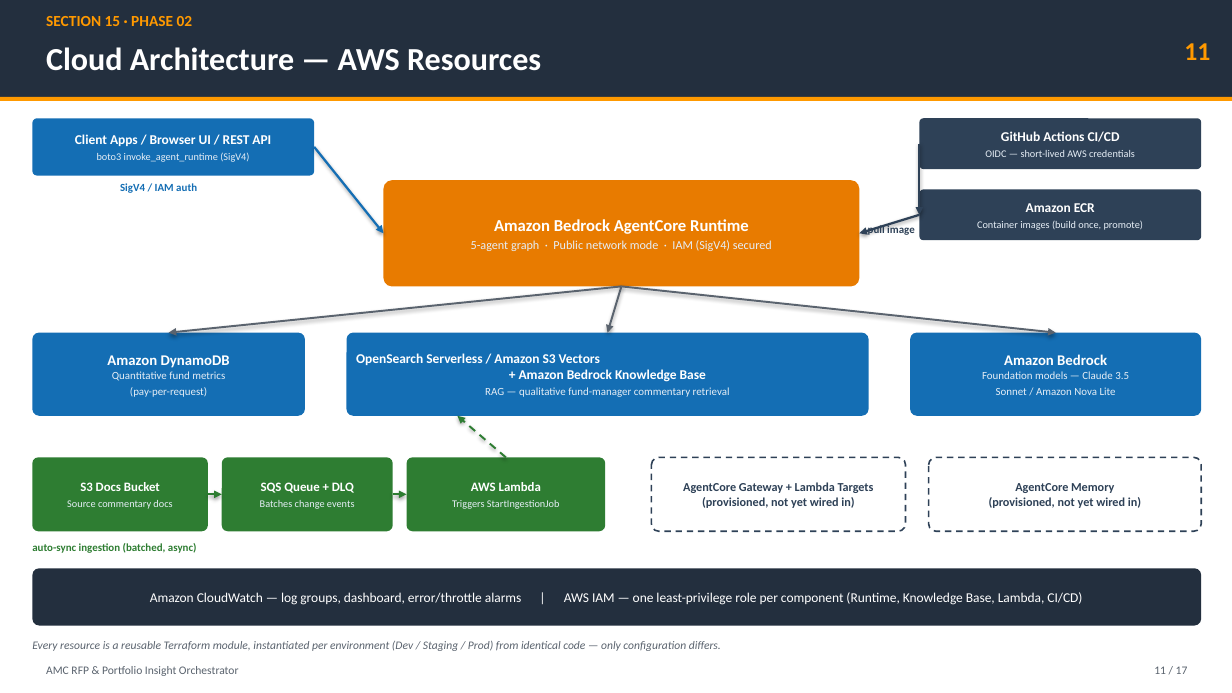
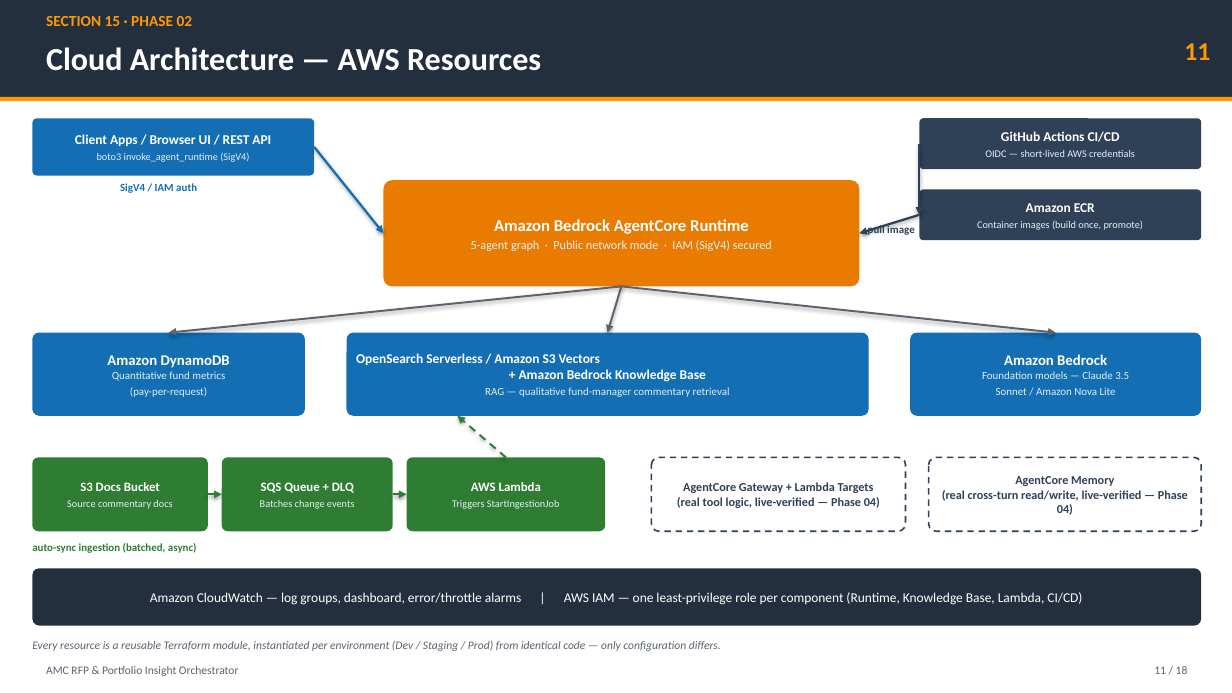
Before and after one commit to kombaraj-ai/uc02-mf-strands-agents-phase-04, a slide deck: slide 11 of docs/AMC_RFP_Orchestrator_Project_Phase01_Phase02_Phase03_Phase04.pptx. Drawn at 1232x693 pixels with LibreOffice and Linux fonts; fonts in the diff are those of the drawing. Boxes give left, top, right and bottom in pixels: in the first picture for what was removed or moved away, otherwise in the second. Text is boxed around its words. In the diff, an @@ line names an element or a change of style, - is before the commit and + after.

```diff
--- a/docs/AMC_RFP_Orchestrator_Project_Phase01_Phase02_Phase03_Phase04.pptx
+++ b/docs/AMC_RFP_Orchestrator_Project_Phase01_Phase02_Phase03_Phase04.pptx
@@ text in rounded rectangle at box(677, 497, 880, 508): text changed @@
-(provisioned, not yet wired in)
+(real tool logic, live-verified — Phase 04)
@@ text in rounded rectangle at box(942, 490, 1188, 515): text changed @@
-(provisioned, not yet wired in)
+(real cross-turn read/write, live-verified — Phase 04)
@@ text at box(1154, 666, 1188, 674): text changed @@
-11 / 17
+11 / 18
```
Also in this commit, not shown: 16 other slides changed, 1 slide added, 1 other file.
